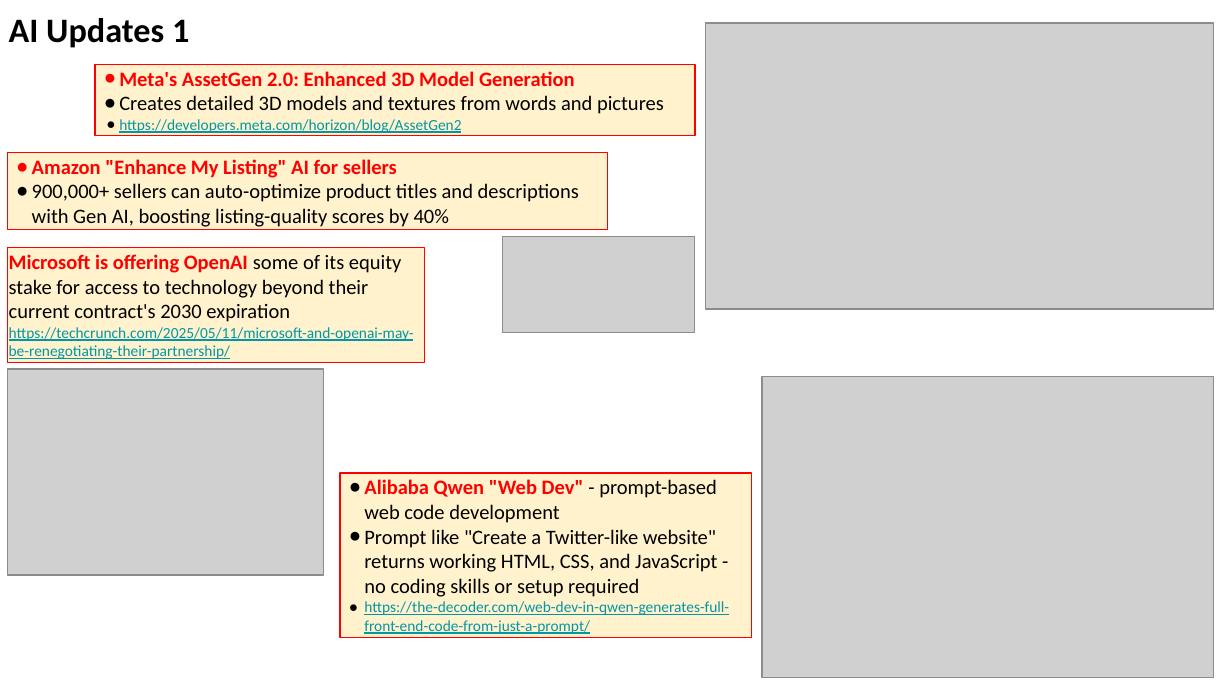
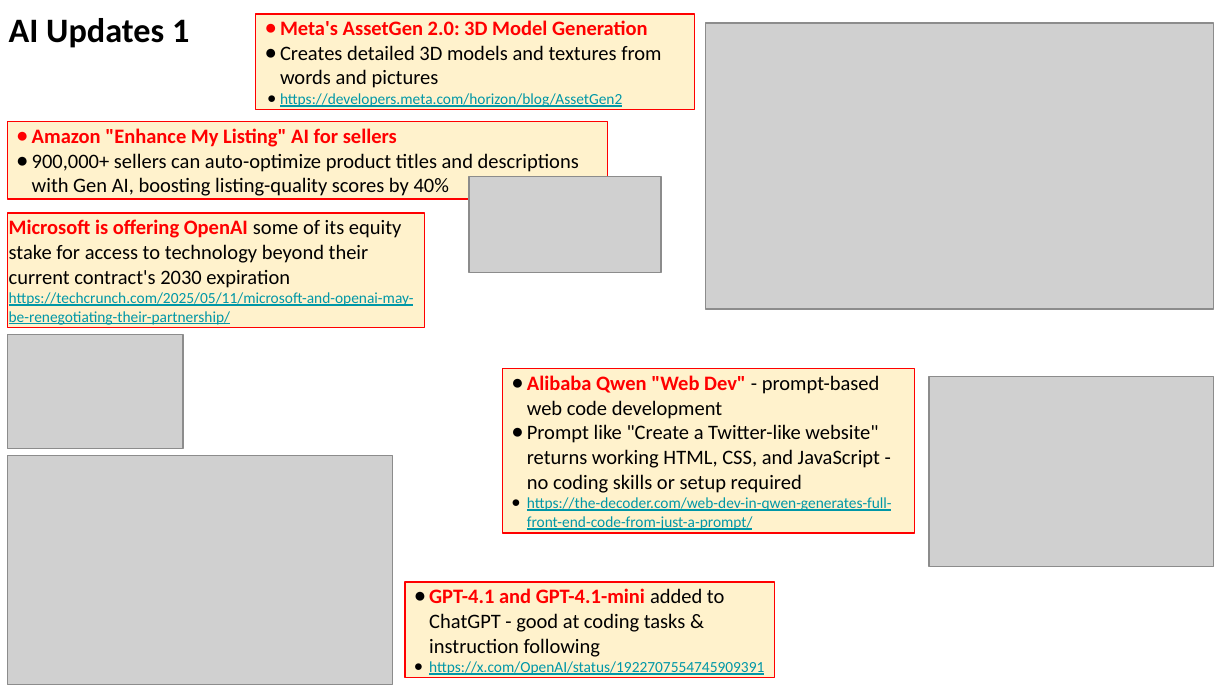
Before and after one commit to lselector/seminar, a slide deck: slide 3 of 2025/2025-05-16-AI-Updates.pptx. Drawn at 1232x693 pixels with LibreOffice and Linux fonts; fonts in the diff are those of the drawing; grey boxes stand for pictures. Boxes give left, top, right and bottom in pixels: in the first picture for what was removed or moved away, otherwise in the second. Text is boxed around its words. In the diff, an @@ line names an element or a change of style, - is before the commit and + after.

Commit message:
update

```diff
--- a/2025/2025-05-16-AI-Updates.pptx
+++ b/2025/2025-05-16-AI-Updates.pptx
@@ rectangle "Meta's AssetGen 2.0: 3D Model ...": place and size @@
-rectangle "Meta's AssetGen 2.0: 3D Model ..." at box(95, 64, 695, 136)
+rectangle "Meta's AssetGen 2.0: 3D Model ..." at box(256, 14, 695, 110)
@@ text in rectangle at box(280, 20, 648, 35): text changed @@
-● Meta's AssetGen 2.0: Enhanced 3D Model Generation
+● Meta's AssetGen 2.0: 3D Model Generation
@@ rectangle "Amazon "Enhance My Listing" AI ...": place and size @@
-rectangle "Amazon "Enhance My Listing" AI ..." at box(7, 153, 607, 230)
+rectangle "Amazon "Enhance My Listing" AI ..." at box(7, 122, 607, 200)
@@ picture: place and size @@
-picture at box(503, 237, 695, 333)
+picture at box(469, 176, 662, 272)
@@ rectangle "Microsoft is offering OpenAI some ...": place and size @@
-rectangle "Microsoft is offering OpenAI some ..." at box(7, 248, 425, 362)
+rectangle "Microsoft is offering OpenAI some ..." at box(7, 213, 425, 328)
@@ picture added at box(7, 334, 182, 448) @@
@@ picture removed at box(7, 368, 324, 574) @@
@@ rectangle "Alibaba Qwen "Web Dev" - ...": place and size @@
-rectangle "Alibaba Qwen "Web Dev" - ..." at box(340, 473, 752, 637)
+rectangle "Alibaba Qwen "Web Dev" - ..." at box(503, 368, 914, 532)
@@ picture removed at box(761, 377, 1214, 679) @@
@@ picture added at box(929, 377, 1214, 567) @@
@@ picture added at box(7, 456, 393, 685) @@
@@ rectangle added at box(405, 583, 775, 679), fill #FFF2CC, outline #FF0000 0.75 pt, 12 pt, text #000000 @@
+● GPT-4.1 and GPT-4.1-mini added to ChatGPT - good at coding tasks & instruction following
+● https://x.com/OpenAI/status/1922707554745909391
```
Also in this commit, not shown: 2 other slides changed, 3 slides added.
